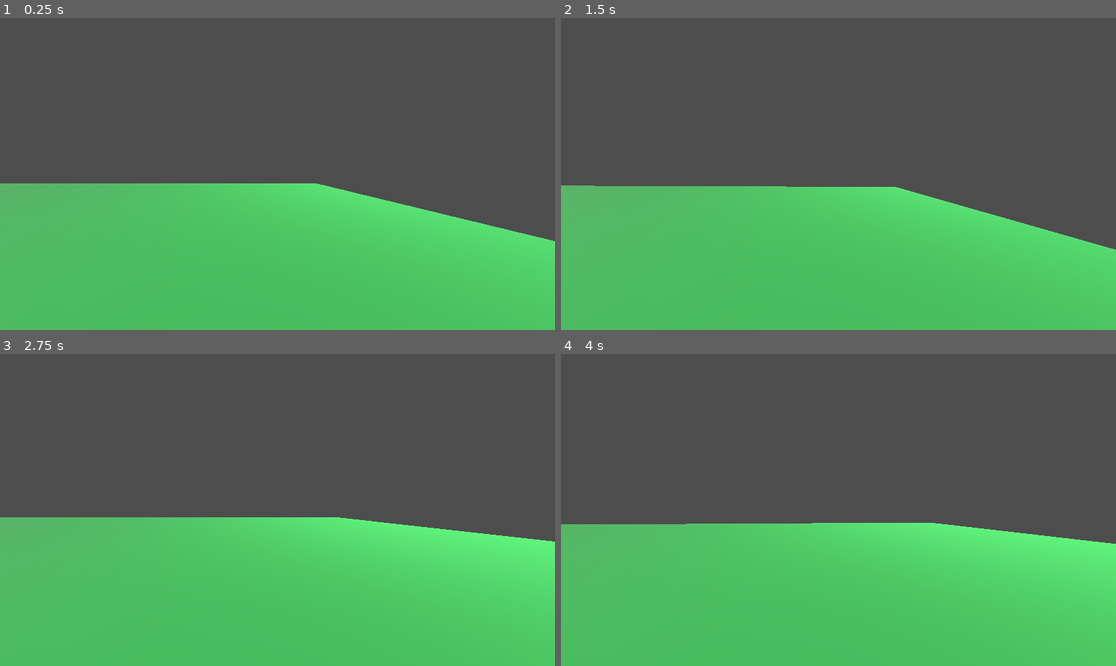
Above: before the commit, frames 1-4 (two rows, left to right).
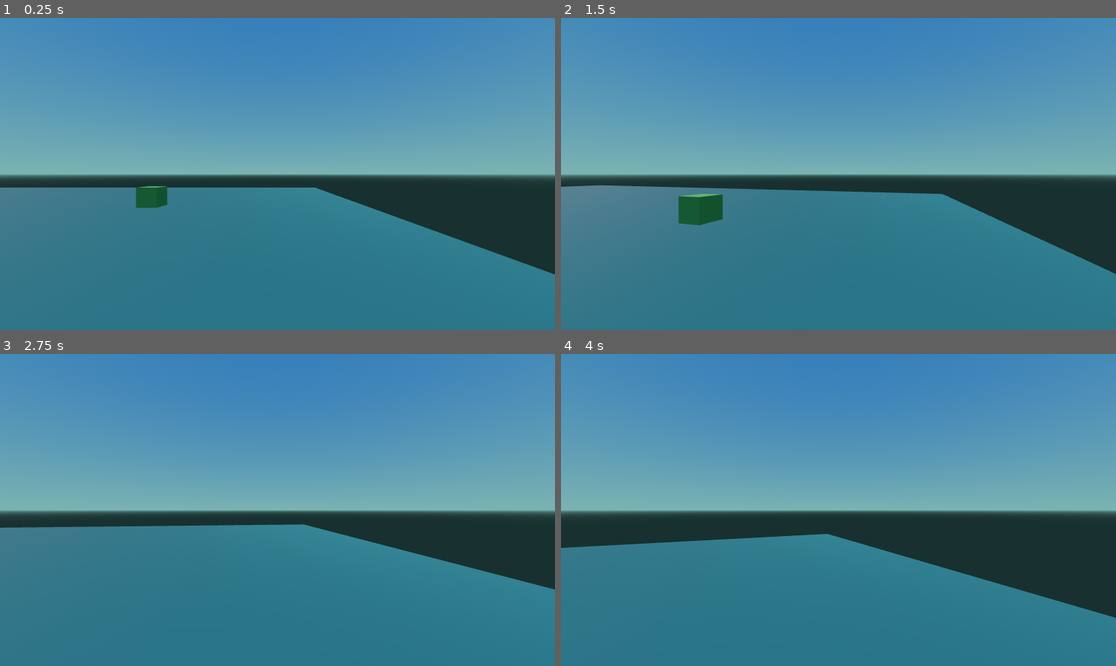
Above: after the commit, the same moments.

Repository: devparada/PlotTogether
Game: Godot game, scene res://nivel.tscn
The game is run twice, just before and just after one commit, with the same random seed, the same clock (stepped at 60 frames per second) and the same inputs.
Inputs (mouse positions are in pixels of both pictures, inside the frame that each line leads up to):
- Up to frame 1 (0.25 s): no input
- Up to frame 2 (1.5 s): move the mouse to (866, 174) at 0.52 s; hold W (press_up) from 0.53 s (still down); tap Space (jump) at 0.77 s; move the mouse to (810, 174) at 1.27 s
- Up to frame 3 (2.75 s): keep holding W (press_up); tap Space (jump) at 1.52 s; move the mouse to (288, 503) at 2.02 s
- Up to frame 4 (4 s): keep holding W (press_up); move the mouse to (832, 516) at 2.77 s; tap Space (jump) at 3.02, 3.77 s; move the mouse to (877, 513) at 3.52 s

The runs differ from the first frame. In frame 1, 100% of the frame differs, in the area x 0-100%, y 0-100%; in frame 2, 100%; in frame 3, 100%; in frame 4, 100%.

Commit message:
Añado WorldEnvironment y obstáculos + mejoras

Diff:
--- a/nivel.tscn
+++ b/nivel.tscn
@@ -1,9 +1,10 @@
-[gd_scene load_steps=5 format=3 uid="uid://c5a5vt7fra14m"]
+[gd_scene load_steps=9 format=3 uid="uid://c5a5vt7fra14m"]
 
 [ext_resource type="PackedScene" uid="uid://bxkc3gfxwan7h" path="res://player.tscn" id="1_mhb72"]
+[ext_resource type="PackedScene" uid="uid://bmj1osl18k3u0" path="res://obstaculo.tscn" id="2_posv4"]
 
 [sub_resource type="StandardMaterial3D" id="StandardMaterial3D_oxdi3"]
-albedo_color = Color(0.368627, 1, 0.494118, 1)
+albedo_color = Color(0.172627, 0.516633, 0.515514, 1)
 
 [sub_resource type="BoxMesh" id="BoxMesh_c77yi"]
 material = SubResource("StandardMaterial3D_oxdi3")
@@ -11,6 +12,21 @@
 
 [sub_resource type="BoxShape3D" id="BoxShape3D_ixnmn"]
 size = Vector3(50, 1, 50)
+
+[sub_resource type="ProceduralSkyMaterial" id="ProceduralSkyMaterial_5iqai"]
+sky_top_color = Color(0.168659, 0.460032, 0.737372, 1)
+sky_horizon_color = Color(0.48214, 0.702808, 0.698297, 1)
+sky_curve = 0.289781
+ground_bottom_color = Color(0.10472, 0.193159, 0.189415, 1)
+ground_horizon_color = Color(0.46142, 0.70685, 0.704519, 1)
+ground_curve = 0.00554783
+
+[sub_resource type="Sky" id="Sky_f47a8"]
+sky_material = SubResource("ProceduralSkyMaterial_5iqai")
+
+[sub_resource type="Environment" id="Environment_18pxr"]
+background_mode = 2
+sky = SubResource("Sky_f47a8")
 
 [node name="Nivel" type="Node3D"]
 
@@ -29,3 +45,17 @@
 [node name="DirectionalLight3D" type="DirectionalLight3D" parent="."]
 transform = Transform3D(0.414124, 0.243248, -0.877115, 0.788131, 0.38625, 0.479229, 0.455357, -0.889743, -0.0317562, -41.653, 13.6571, 0)
 sky_mode = 1
+
+[node name="WorldEnvironment" type="WorldEnvironment" parent="."]
+environment = SubResource("Environment_18pxr")
+
+[node name="Obstaculos" type="Node3D" parent="."]
+transform = Transform3D(1, 0, 0, 0, 1, 0, 0, 0, 1, 0, 1.07422, 0)
+
+[node name="Obstaculo" parent="Obstaculos" instance=ExtResource("2_posv4")]
+
+[node name="Obstaculo2" parent="Obstaculos" instance=ExtResource("2_posv4")]
+transform = Transform3D(1, 0, 0, 0, 1, 0, 0, 0, 1, 8.48666, 0, 7.55045)
+
+[node name="Obstaculo3" parent="Obstaculos" instance=ExtResource("2_posv4")]
+transform = Transform3D(1, 0, 0, 0, 1, 0, 0, 0, 1, 13.9147, 0, -10.5226)
--- /dev/null
+++ b/obstaculo.tscn
@@ -0,0 +1,17 @@
+[gd_scene load_steps=4 format=3 uid="uid://bmj1osl18k3u0"]
+
+[sub_resource type="StandardMaterial3D" id="StandardMaterial3D_3qkxm"]
+albedo_color = Color(0.447078, 0.812963, 0.394655, 1)
+
+[sub_resource type="BoxMesh" id="BoxMesh_xf57c"]
+material = SubResource("StandardMaterial3D_3qkxm")
+
+[sub_resource type="BoxShape3D" id="BoxShape3D_wymxm"]
+
+[node name="Obstaculo" type="RigidBody3D"]
+
+[node name="MeshInstance3D" type="MeshInstance3D" parent="."]
+mesh = SubResource("BoxMesh_xf57c")
+
+[node name="CollisionShape3D" type="CollisionShape3D" parent="."]
+shape = SubResource("BoxShape3D_wymxm")
--- a/player.gd
+++ b/player.gd
@@ -12,7 +12,7 @@
 # Rota la camara con el ratón
 func _unhandled_input(event: InputEvent) -> void:
 	if event is InputEventMouseMotion:
-		rotate_y(-event.relative.x * 0.001)
+		rotate_y(-event.relative.x * 0.005)
 
 func _physics_process(delta: float) -> void:
 	# Add the gravity.
--- a/player.tscn
+++ b/player.tscn
@@ -23,3 +23,4 @@
 shape = SubResource("BoxShape3D_441gx")
 
 [node name="Camera3D" type="Camera3D" parent="Player"]
+transform = Transform3D(1, 0, 0, 0, 1, 0, 0, 0, 1, 0, 0.552731, 0)
--- a/project.godot
+++ b/project.godot
@@ -31,13 +31,13 @@
 }
 press_left={
 "deadzone": 0.5,
-"events": [Object(InputEventKey,"resource_local_to_scene":fa …(141 unchanged characters)… ":false,"keycode":0,"physical_keycode":68,"key_label":0,"unicode":100,"location":0,"echo":false,"script":null)
+"events": [Object(InputEventKey,"resource_local_to_scene":fa …(141 unchanged characters)… ":false,"keycode":0,"physical_keycode":65,"key_label":0,"unicode":65,"location":0,"echo":false,"script":null)
 , Object(InputEventKey,"resource_local_to_scene":false,"resource_name":"","device":-1,"window_id":0,"alt_pressed":false …(186 unchanged characters)…
 ]
 }
 press_right={
 "deadzone": 0.5,
-"events": [Object(InputEventKey,"resource_local_to_scene":fa …(141 unchanged characters)… ":false,"keycode":0,"physical_keycode":65,"key_label":0,"unicode":97,"location":0,"echo":false,"script":null)
+"events": [Object(InputEventKey,"resource_local_to_scene":fa …(141 unchanged characters)… ":false,"keycode":0,"physical_keycode":68,"key_label":0,"unicode":68,"location":0,"echo":false,"script":null)
 , Object(InputEventKey,"resource_local_to_scene":false,"resource_name":"","device":-1,"window_id":0,"alt_pressed":false …(186 unchanged characters)…
 ]
 }
@@ -46,3 +46,7 @@
 "events": [Object(InputEventKey,"resource_local_to_scene":false,"resource_name":"","device":-1,"window_id":0,"alt_press …(191 unchanged characters)…
 ]
 }
+
+[rendering]
+
+anti_aliasing/quality/msaa_3d=1
